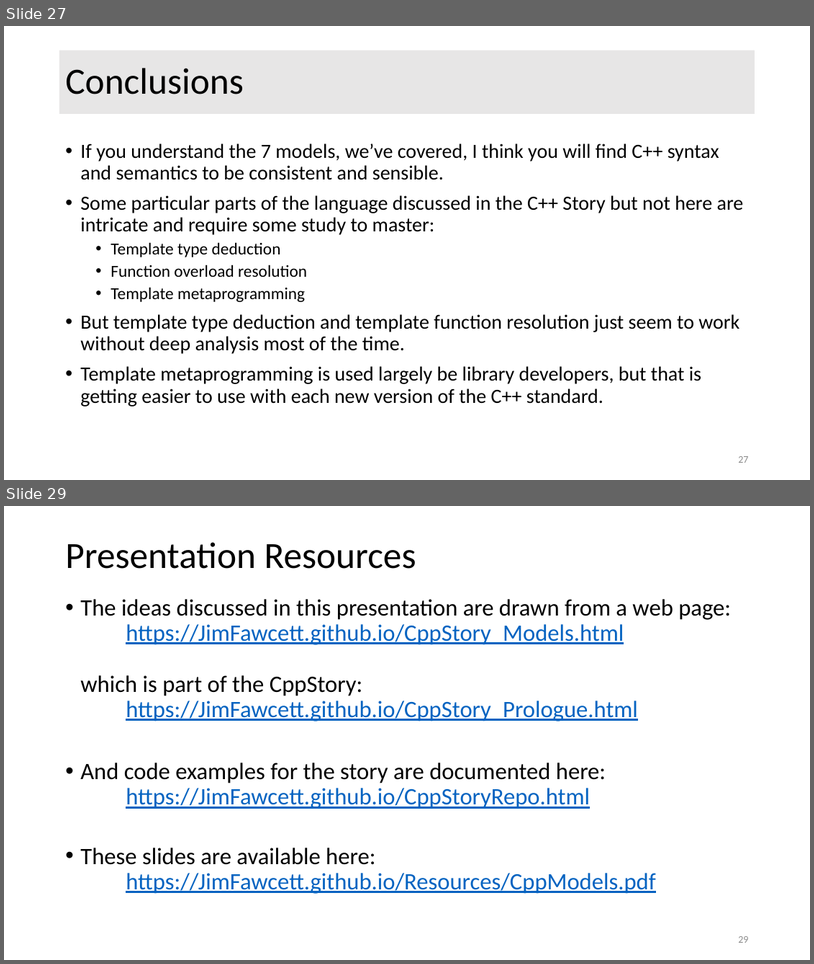
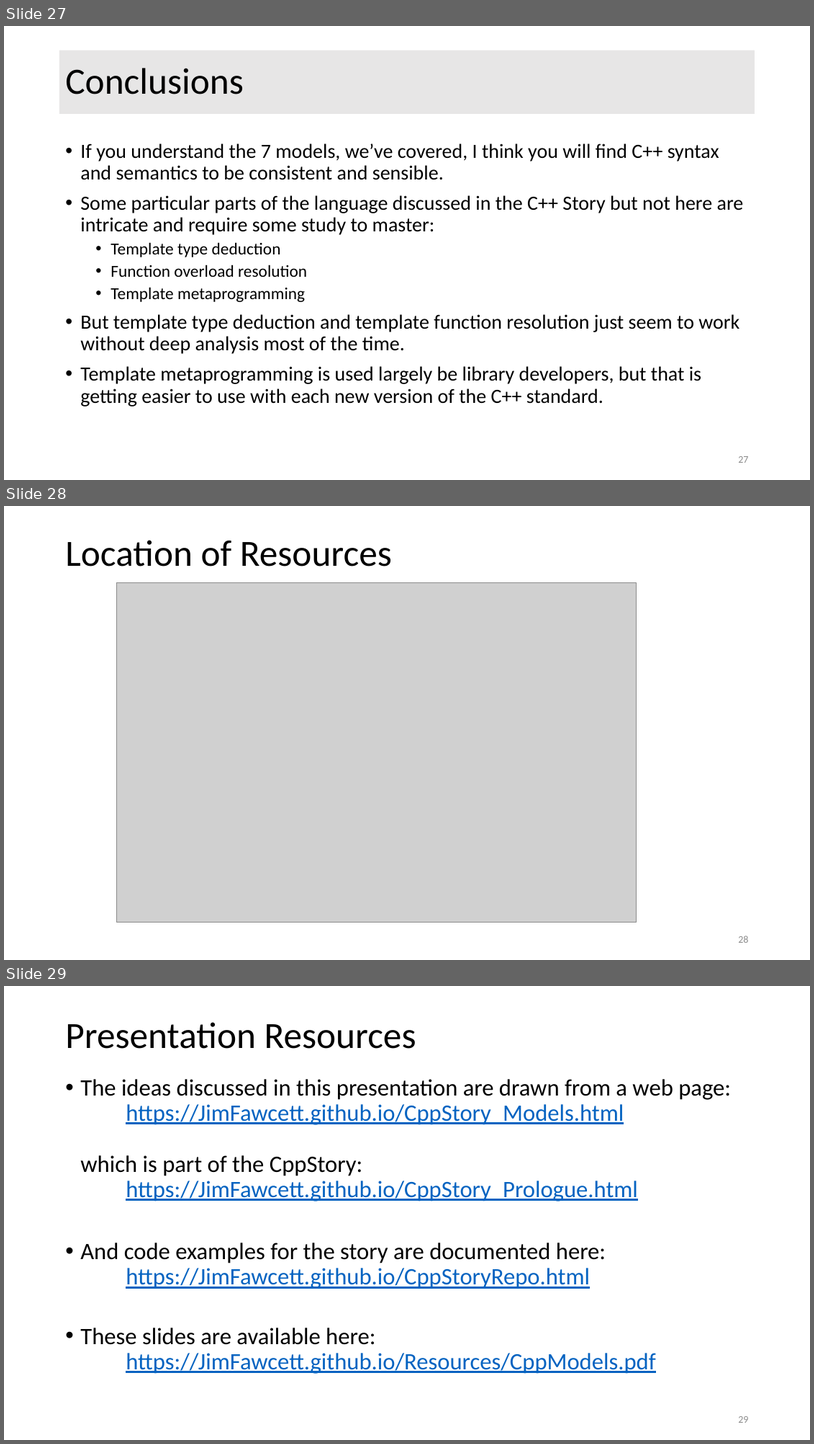
Before and after one commit to JimFawcett/JimFawcett.github.io, a slide deck: Resources/CppModels.pptx. Shown one above the other, each under a label of ours: slides 27 and 29 before the commit, slides 27, 28 and 29 after it; the slides between them are not shown. The pictures are 814x964 and 814x1444 pixels, drawn with LibreOffice and Linux fonts; fonts in the diff are those of the drawing; grey boxes stand for pictures. Boxes give left, top, right and bottom in pixels: in the first picture for what was removed or moved away, otherwise in the second. Text is boxed around its words. In the diff, an @@ line names an element or a change of style, - is before the commit and + after.

```diff
--- a/Resources/CppModels.pptx
+++ b/Resources/CppModels.pptx
@@ slide 28 added at [4, 506, 810, 960], background #FFFFFF @@
@@ title added at [65, 540, 392, 566], 44 pt, text #000000 @@
+Location of Resources
@@ picture added at [116, 582, 637, 921] @@
@@ page number added at [738, 935, 748, 942], 12 pt, text #8C8C8C @@
+28
```
Also in this commit, not shown: 3 other files.
